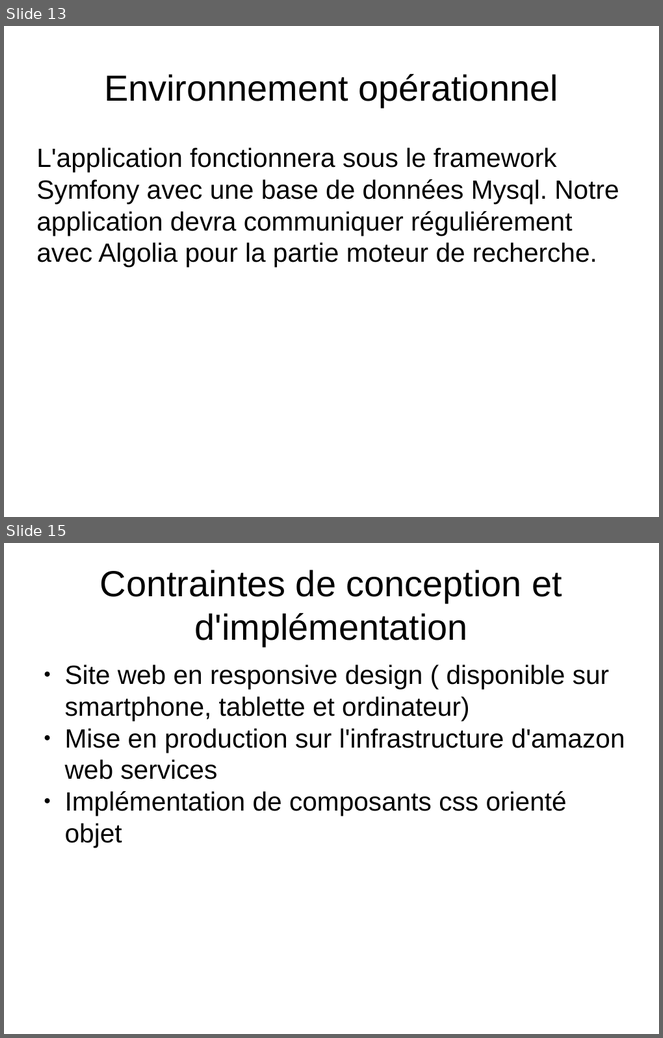
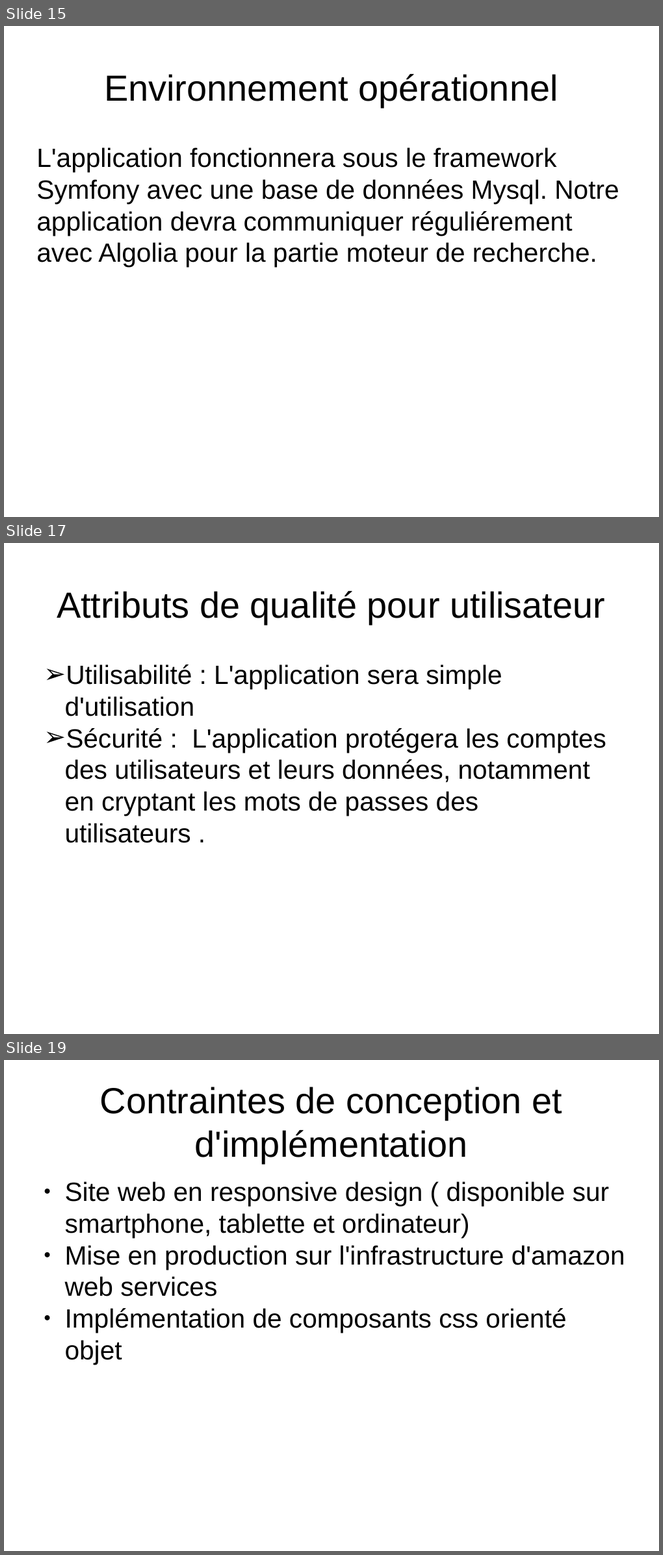
Before and after one commit to Mach12/Linguissime, a slide deck: Avant-projet/Itération 0.pptx. Shown one above the other, each under a label of ours: slides 13 and 15 before the commit, slides 15, 17 and 19 after it; the slides between them are not shown. The pictures are 663x1038 and 663x1555 pixels, drawn with LibreOffice and Linux fonts; fonts in the diff are those of the drawing. Boxes give left, top, right and bottom in pixels: in the first picture for what was removed or moved away, otherwise in the second. Text is boxed around its words. In the diff, an @@ line names an element or a change of style, - is before the commit and + after.

```diff
--- a/Avant-projet/Itération 0.pptx
+++ b/Avant-projet/Itération 0.pptx
@@ slide 17 added at (4,543,659,1034), background #FFFFFF @@
@@ text added at (57,591,605,624), 44 pt, text #000000 @@
+Attributs de qualité pour utilisateur
@@ text added at (65,665,607,843), 32 pt, text #000000 @@
+➢ Utilisabilité : L'application sera simple d'utilisation
+➢ Sécurité : L'application protégera les comptes des utilisateurs et leurs données, notamment en cryptant les mots de passes des utilisateurs .
@@ what was slide 13 is now slide 15 @@
@@ what was slide 15 is now slide 19 @@
```
Also in this commit, not shown: 3 slides changed, 3 other slides added, 1 other file.
